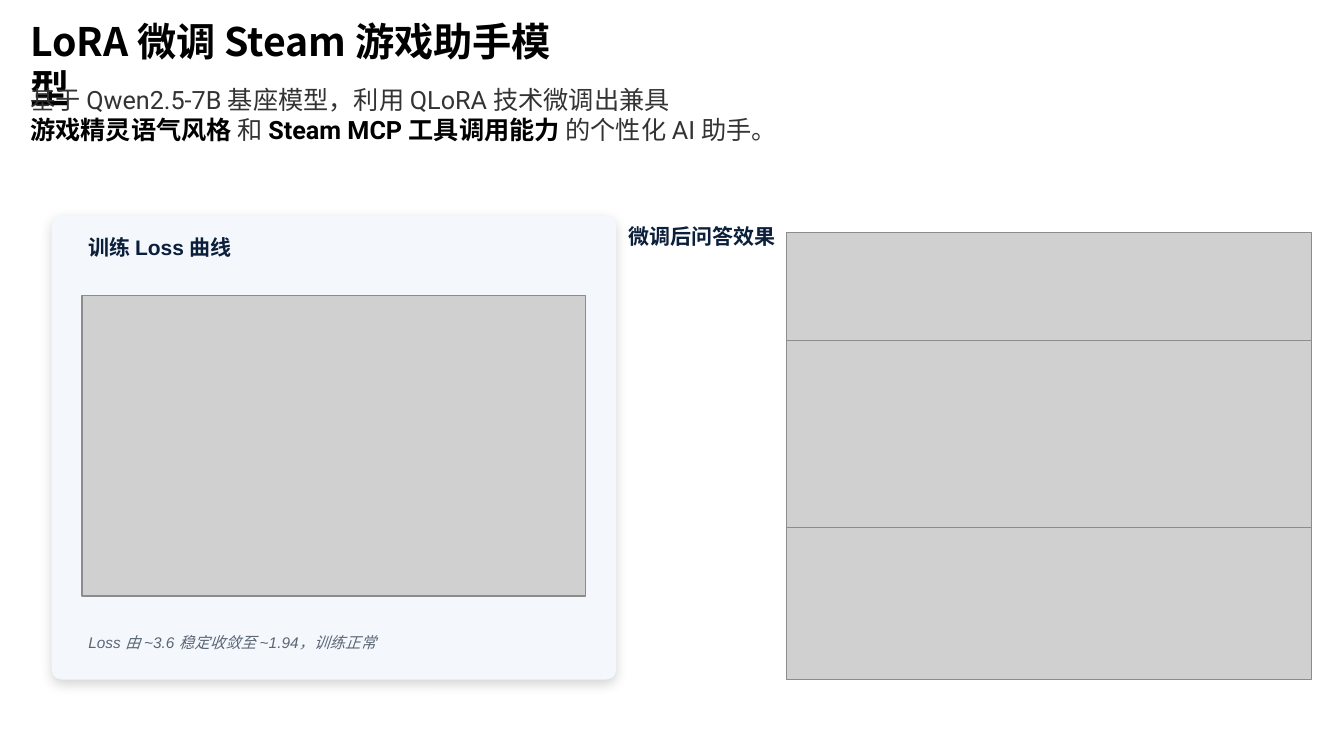
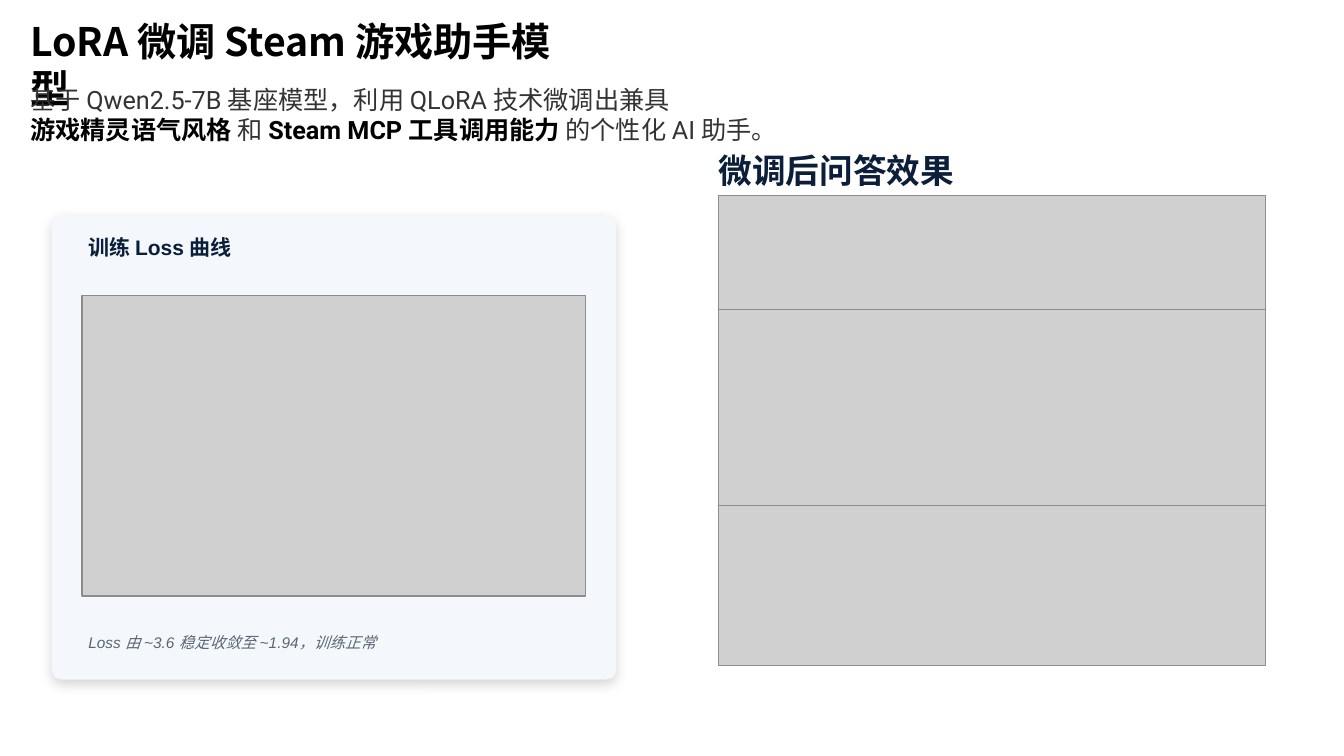
Before and after one commit to shaochang123/SteamGenieAgent, a slide deck: slide 6 of ppt.pptx (slide 5 before the commit). Drawn at 1344x756 pixels with LibreOffice and Linux fonts; fonts in the diff are those of the drawing; grey boxes stand for pictures. Boxes give left, top, right and bottom in pixels: in the first picture for what was removed or moved away, otherwise in the second. Text is boxed around its words. In the diff, an @@ line names an element or a change of style, - is before the commit and + after.

```diff
--- a/ppt.pptx
+++ b/ppt.pptx
@@ text "微调后问答效果": place and size @@
-text "微调后问答效果" at box(629, 226, 776, 246)
+text "微调后问答效果" at box(719, 154, 954, 186)
@@ text "微调后问答效果" at box(719, 154, 954, 186): size 15 to 24 pt @@
@@ picture: place and size @@
-picture at box(787, 232, 1313, 349)
+picture at box(719, 196, 1265, 319)
@@ picture: place and size @@
-picture at box(787, 341, 1313, 527)
+picture at box(719, 310, 1265, 506)
@@ picture: place and size @@
-picture at box(787, 527, 1313, 680)
+picture at box(719, 505, 1265, 665)
```
Also in this commit, not shown: 5 other slides changed, 2 slides added.
